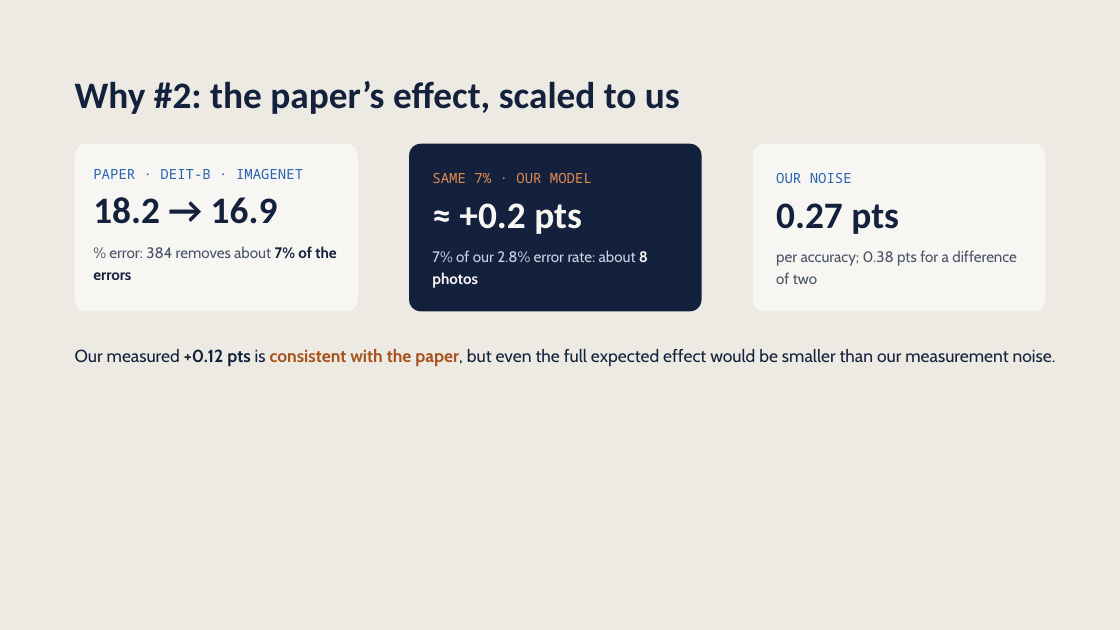
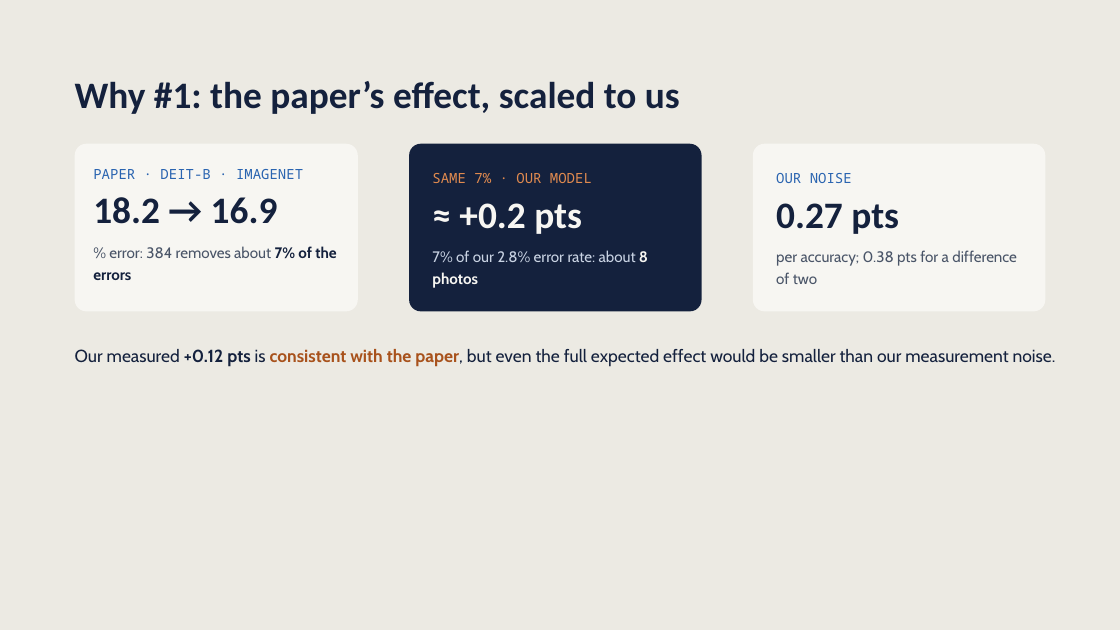
Before and after one commit to dmalynyak/pattern-recognition-uj, a slide deck: slide 17 of task1/presentation.pptx (slide 21 before the commit). Drawn at 1120x630 pixels with LibreOffice and Linux fonts; fonts in the diff are those of the drawing; background and template pictures are left out. Boxes give left, top, right and bottom in pixels: in the first picture for what was removed or moved away, otherwise in the second. Text is boxed around its words. In the diff, an @@ line names an element or a change of style, - is before the commit and + after.

```diff
--- a/task1/presentation.pptx
+++ b/task1/presentation.pptx
@@ title at [75,81,680,114]: text changed @@
-Why #2: the paper’s effect, scaled to us
+Why #1: the paper’s effect, scaled to us
```
Also in this commit, not shown: 1 other slide changed, 1 slide removed, 10 other files.
